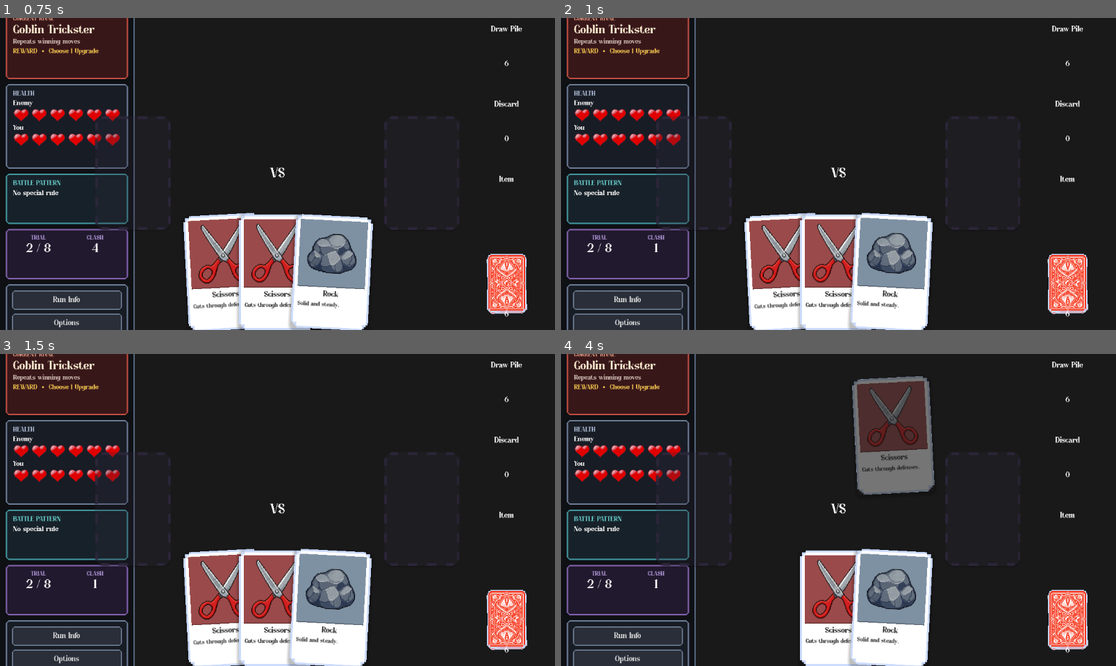
Above: before the commit, frames 1-4 (two rows, left to right).
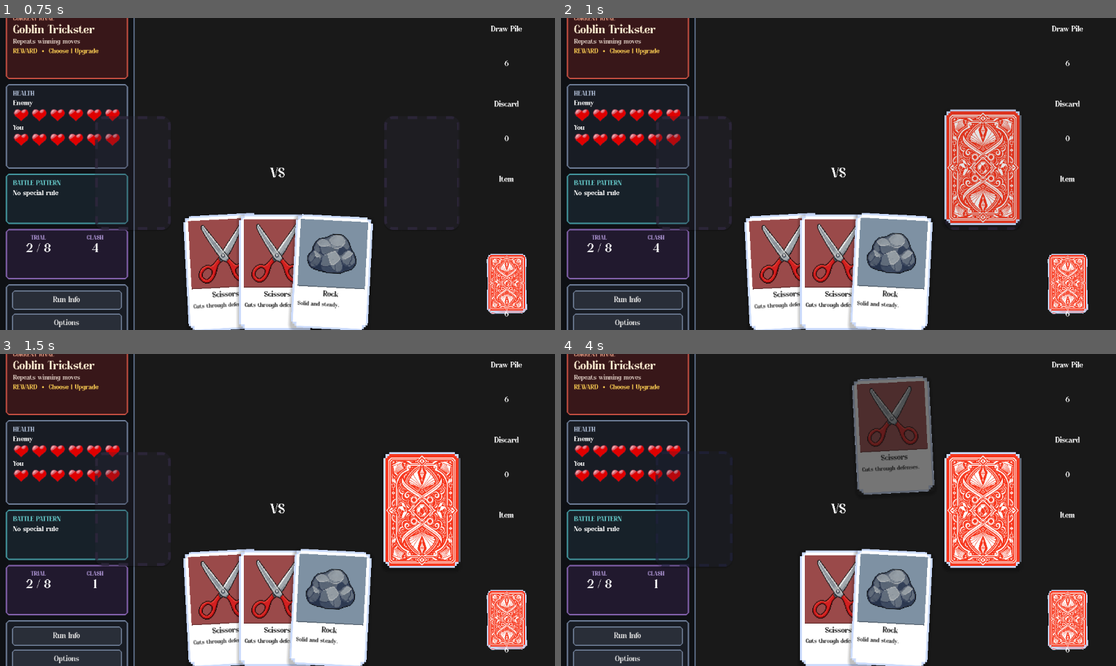
Above: after the commit, the same moments.

Repository: MaulRai/jankpot
Game: Godot game, scene res://scenes/main/Main.tscn
Two runs of this game, one before a commit and one after it. Both use one fixed random seed, a clock stepped at 60 frames per second and the inputs below.
Inputs (mouse positions are in pixels of both pictures, inside the frame that each line leads up to):
- Up to frame 1 (0.75 s): click "Run Info" at 0.5 s
- Up to frame 2 (1 s): no input
- Up to frame 3 (1.5 s): click "Run Info" at 1.25 s
- Up to frame 4 (4 s): click "Run Info" at 2 s; click "Options" at 2.75 s; tap Enter at 3.5 s; drag from (783, 606) to (894, 441) at 3.52 s

Frame 1 is identical in both runs. In frame 2, 5.1% of the frame differs, in the area x 16-83%, y 29-76%; in frame 3, 5.1%; in frame 4, 5.2%, in the area x 17-83%, y 31-69%.

Commit message:
feat: card slot UX

Diff:
--- a/scripts/game/GameController.gd
+++ b/scripts/game/GameController.gd
@@ -27,6 +27,8 @@
 var round_status: String = "ongoing"
 var _is_animating: bool = false
 var _pending_wind_exits: int = 0
+var _pending_enemy_card: CardDef
+var _enemy_preview_view: CardView
 
 func _ready() -> void:
 	if deck_manager:
@@ -35,12 +37,15 @@
 		deck_manager.discard_pile_changed.connect(_update_pile_visuals)
 	if hand_view:
 		hand_view.card_play_requested.connect(_on_card_play_requested)
+		hand_view.card_drag_started.connect(_on_hand_card_drag_started)
+		hand_view.card_drag_ended.connect(_on_hand_card_drag_ended)
 	if deck_manager:
 		_is_animating = true
 		deck_manager.setup_starting_deck()
 		_update_pile_visuals()
 		await get_tree().process_frame
 		await _refill_hand_animated()
+		await _prepare_enemy_card()
 		_is_animating = false
 	_update_labels()
 
@@ -66,6 +71,13 @@
 		return
 
 	_play_card(card_data, card_view)
+
+func _on_hand_card_drag_started(_card_view: CardView) -> void:
+	if round_status == "ongoing" and not _is_animating:
+		player_slot.set_drop_target_active(true)
+
+func _on_hand_card_drag_ended(_card_view: CardView) -> void:
+	player_slot.set_drop_target_active(false)
 
 func _snap_card_back(card_view: CardView) -> void:
 	_is_animating = true
@@ -108,19 +120,13 @@
 	player_slot.place_card(card_view)
 	card_view.z_index = 0
 
-	# 2. Enemy chooses hidden card
-	var enemy_card: CardDef = enemy_controller.choose_card()
-
-	# 3. Show enemy card face-down in enemy slot
-	var enemy_view: CardView
-	if hand_view.card_scene:
-		enemy_view = hand_view.card_scene.instantiate()
-		enemy_view.custom_minimum_size = Vector2(160, 240)
-		enemy_slot.place_card(enemy_view)
-		enemy_view.set_interaction_enabled(false)
-		enemy_view.set_face_down(true)
-		enemy_view.z_index = 0
-		await _animate_enemy_card_entry(enemy_view)
+	# 2. Use the enemy card that was already waiting face-down.
+	var enemy_card: CardDef = _pending_enemy_card
+	var enemy_view: CardView = _enemy_preview_view
+	if not enemy_card or not is_instance_valid(enemy_view):
+		await _prepare_enemy_card()
+		enemy_card = _pending_enemy_card
+		enemy_view = _enemy_preview_view
 
 	# 4. Brief pause before reveal
 	await get_tree().create_timer(0.2).timeout
@@ -136,6 +142,8 @@
 	# 7. Brief pause, then blow both cards off the board.
 	await get_tree().create_timer(0.35).timeout
 	await _discard_animations(card_view, enemy_view)
+	_pending_enemy_card = null
+	_enemy_preview_view = null
 
 	# 8. Update discard data only after the cards have visually left the board.
 	deck_manager.play_card(card_data.id)
@@ -148,11 +156,27 @@
 
 	# 10. Draw refill and rebuild hand
 	await _refill_hand_animated()
+	await _prepare_enemy_card()
 
 	_is_animating = false
 	turn_count += 1
 	_update_labels()
 	emit_signal("turn_resolved")
+
+func _prepare_enemy_card() -> void:
+	if round_status != "ongoing" or not hand_view.card_scene:
+		return
+	if is_instance_valid(_enemy_preview_view):
+		return
+
+	_pending_enemy_card = enemy_controller.choose_card()
+	_enemy_preview_view = hand_view.card_scene.instantiate()
+	_enemy_preview_view.custom_minimum_size = Vector2(160, 240)
+	enemy_slot.place_card(_enemy_preview_view)
+	_enemy_preview_view.set_interaction_enabled(false)
+	_enemy_preview_view.set_face_down(true)
+	_enemy_preview_view.z_index = 0
+	await _animate_enemy_card_entry(_enemy_preview_view)
 
 func _refill_hand_animated() -> void:
 	if deck_manager.draw_pile.is_empty() and not deck_manager.discard_pile.is_empty():
@@ -432,10 +456,14 @@
 	turn_count = 0
 	round_status = "ongoing"
 	_is_animating = true
+	_pending_enemy_card = null
+	_enemy_preview_view = null
+	player_slot.set_drop_target_active(false)
 	player_slot.clear_slot()
 	enemy_slot.clear_slot()
 	if deck_manager:
 		deck_manager.setup_starting_deck()
 		await _refill_hand_animated()
+		await _prepare_enemy_card()
 	_is_animating = false
 	_update_labels()
--- a/scripts/ui/CardSlot.gd
+++ b/scripts/ui/CardSlot.gd
@@ -3,6 +3,30 @@
 
 @onready var slot_texture: TextureRect = %SlotTexture
 @onready var card_container: Control = %CardContainer
+
+var _pulse_tween: Tween
+
+func set_drop_target_active(active: bool) -> void:
+	if _pulse_tween and _pulse_tween.is_valid():
+		_pulse_tween.kill()
+	_pulse_tween = null
+	slot_texture.modulate = Color.WHITE
+	slot_texture.scale = Vector2.ONE
+	slot_texture.pivot_offset = slot_texture.size * 0.5
+
+	if not active:
+		return
+
+	slot_texture.modulate = Color(0.58, 0.76, 1.0, 1.0)
+	_pulse_tween = create_tween().set_loops()
+	_pulse_tween.tween_property(slot_texture, "modulate", Color(0.7, 0.86, 1.0, 0.82), 0.42) \
+		.set_trans(Tween.TRANS_SINE).set_ease(Tween.EASE_IN_OUT)
+	_pulse_tween.parallel().tween_property(slot_texture, "scale", Vector2(1.018, 1.018), 0.42) \
+		.set_trans(Tween.TRANS_SINE).set_ease(Tween.EASE_IN_OUT)
+	_pulse_tween.tween_property(slot_texture, "modulate", Color(0.52, 0.72, 1.0, 1.0), 0.42) \
+		.set_trans(Tween.TRANS_SINE).set_ease(Tween.EASE_IN_OUT)
+	_pulse_tween.parallel().tween_property(slot_texture, "scale", Vector2.ONE, 0.42) \
+		.set_trans(Tween.TRANS_SINE).set_ease(Tween.EASE_IN_OUT)
 
 func place_card(card_view: CardView) -> void:
 	if card_view.get_parent():
--- a/scripts/ui/HandView.gd
+++ b/scripts/ui/HandView.gd
@@ -2,6 +2,8 @@
 extends Control
 
 signal card_play_requested(card_data: CardDef, card_view: CardView)
+signal card_drag_started(card_view: CardView)
+signal card_drag_ended(card_view: CardView)
 
 @export var card_scene: PackedScene
 @export var hand_size: int = 3
@@ -97,8 +99,10 @@
 
 func _on_card_drag_started(card: CardView) -> void:
 	card.z_index = 1000
+	card_drag_started.emit(card)
 
 func _on_card_drag_ended(card: CardView) -> void:
+	card_drag_ended.emit(card)
 	if card.card_data:
 		emit_signal("card_play_requested", card.card_data, card)
 
